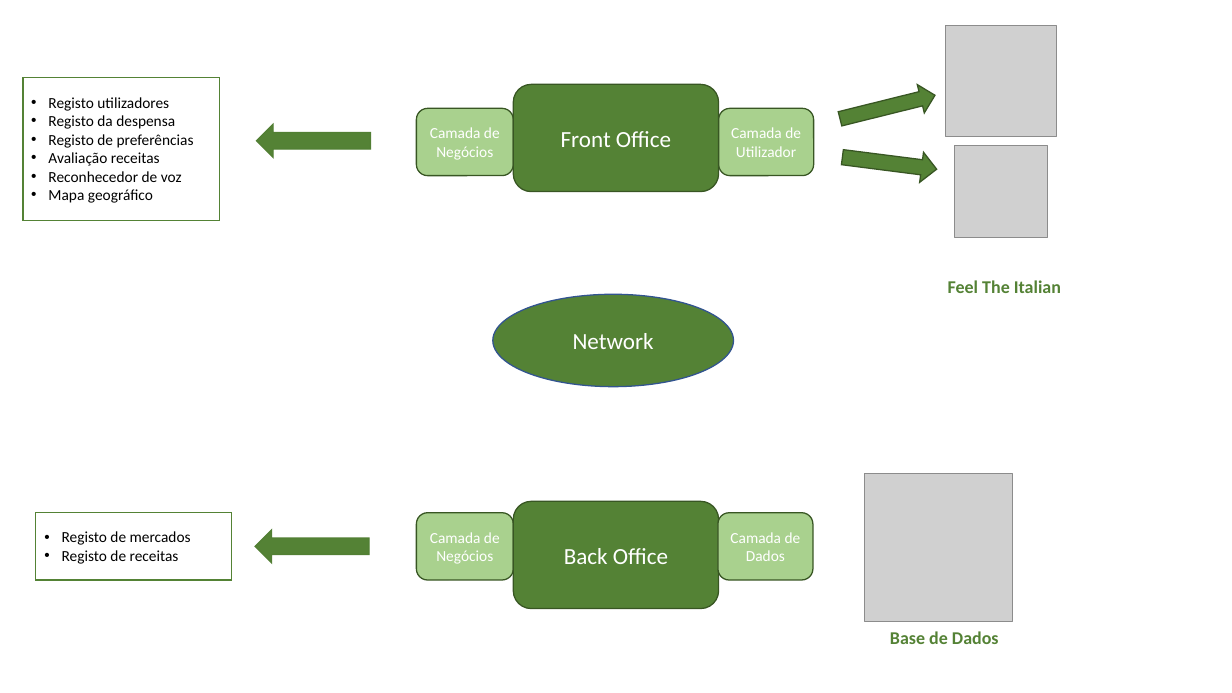
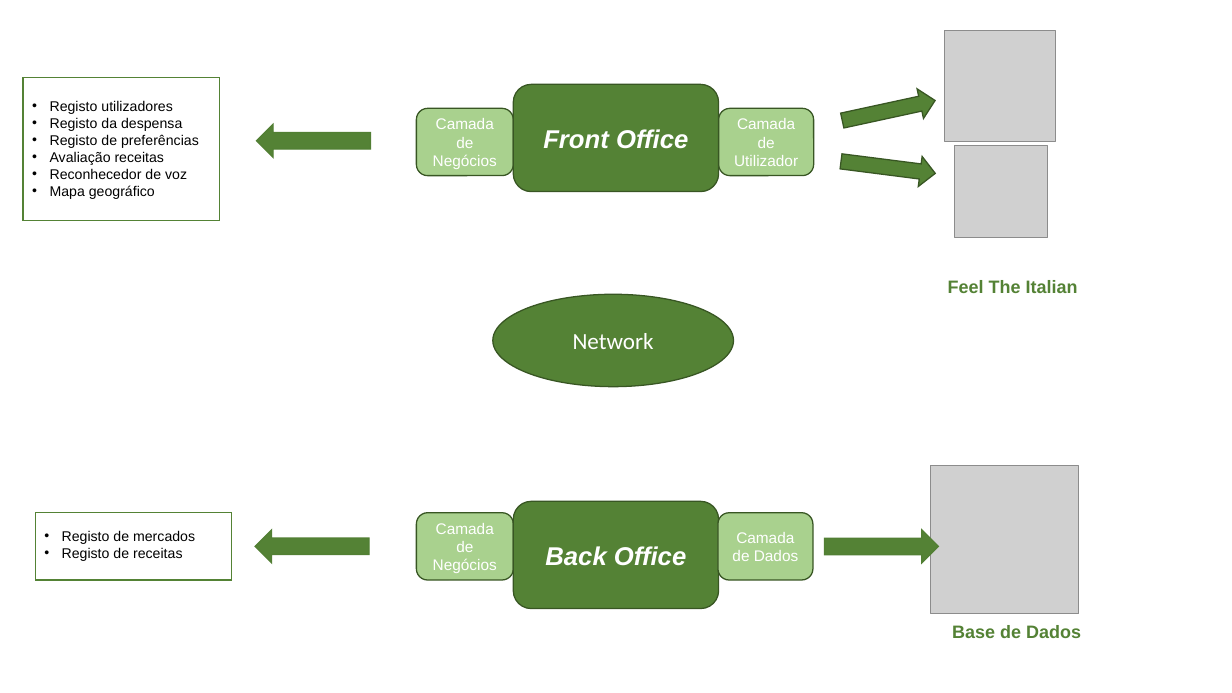
Before and after one commit to diogofbraga/MyChef, a slide deck: slide 1 of Maqueta.pptx. Drawn at 1232x693 pixels with LibreOffice and Linux fonts; fonts in the diff are those of the drawing; grey boxes stand for pictures. Boxes give left, top, right and bottom in pixels: in the first picture for what was removed or moved away, otherwise in the second. Text is boxed around its words. In the diff, an @@ line names an element or a change of style, - is before the commit and + after.

```diff
--- a/Maqueta.pptx
+++ b/Maqueta.pptx
@@ picture: place and size @@
-picture at [946,26,1057,137]
+picture at [945,30,1056,141]
@@ rounded rectangle "Front Office" at [514,84,719,191]: size 18 to 20 pt, font Calibri to Arial, bold on, italic on @@
@@ right arrow at [839,85,938,135]: rotation 346 to 347 degrees @@
@@ text "Registo utilizadores" at [50,100,199,199]: size 12 to 11 pt, font Calibri to Arial @@
@@ right arrow: place and size @@
-right arrow at [840,142,939,184]
+right arrow at [839,147,938,189]
@@ ellipse "Network" at [493,295,733,387]: outline #325491 1 pt to #385723 1 pt @@
@@ picture: place and size @@
-picture at [865,474,1013,622]
+picture at [932,466,1080,614]
@@ rounded rectangle "Back Office" at [514,502,719,609]: size 18 to 20 pt, font Calibri to Arial, bold on, italic on @@
@@ text "Registo de mercados" at [62,530,195,561]: size 12 to 11 pt, font Calibri to Arial @@
@@ left arrow added at [824,531,938,564], fill #548235, outline #538035 1 pt @@
@@ font Calibri to Arial in 6 elements at [417,108,514,176], [417,513,514,580], [719,108,814,176], [718,513,813,580], [948,280,1078,293], [952,625,1081,638] @@
@@ text "Base de Dados": place and size @@
-text "Base de Dados" at [890,631,999,644]
+text "Base de Dados" at [952,625,1081,638]
```
Also in this commit, not shown: 1 other file.
